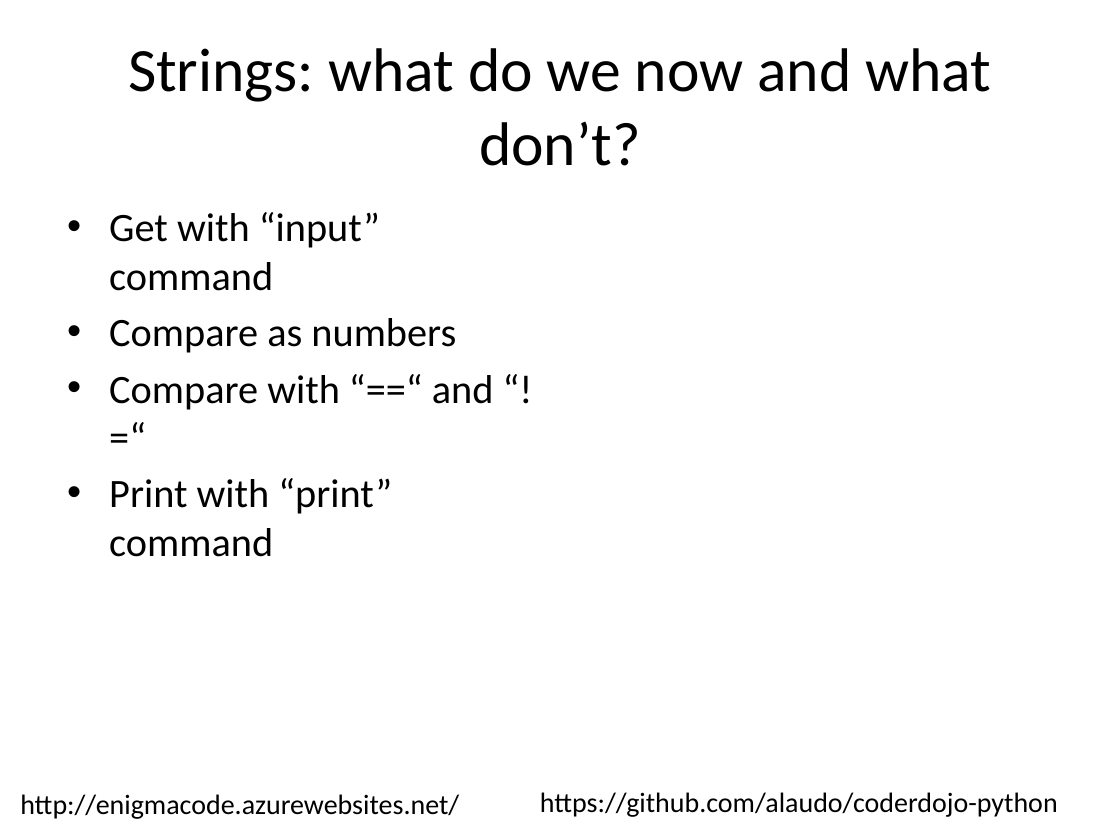
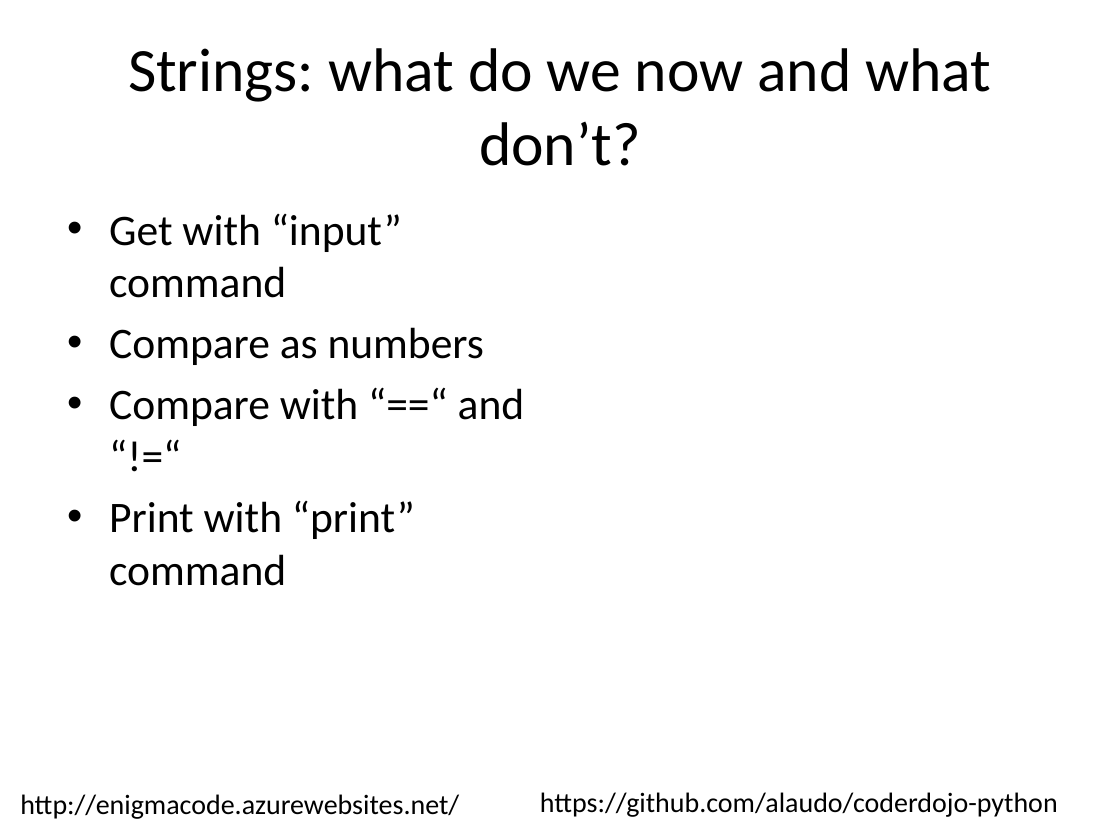
Before and after one commit to alaudo/coderdojo-python, a slide deck: slide 27 of dojo-presentation-intermediate.pptx (slide 29 before the commit). Drawn at 1120x840 pixels with LibreOffice and Linux fonts; fonts in the diff are those of the drawing. Boxes give left, top, right and bottom in pixels: in the first picture for what was removed or moved away, otherwise in the second. Text is boxed around its words. In the diff, an @@ line names an element or a change of style, - is before the commit and + after.

```diff
--- a/dojo-presentation-intermediate.pptx
+++ b/dojo-presentation-intermediate.pptx
@@ text "Get with “input” command" at box(109, 214, 525, 586): size 25.9 to 28 pt @@
```
Also in this commit, not shown: 1 other slide changed, 25 slides added, 10 slides removed, 8 other files.
